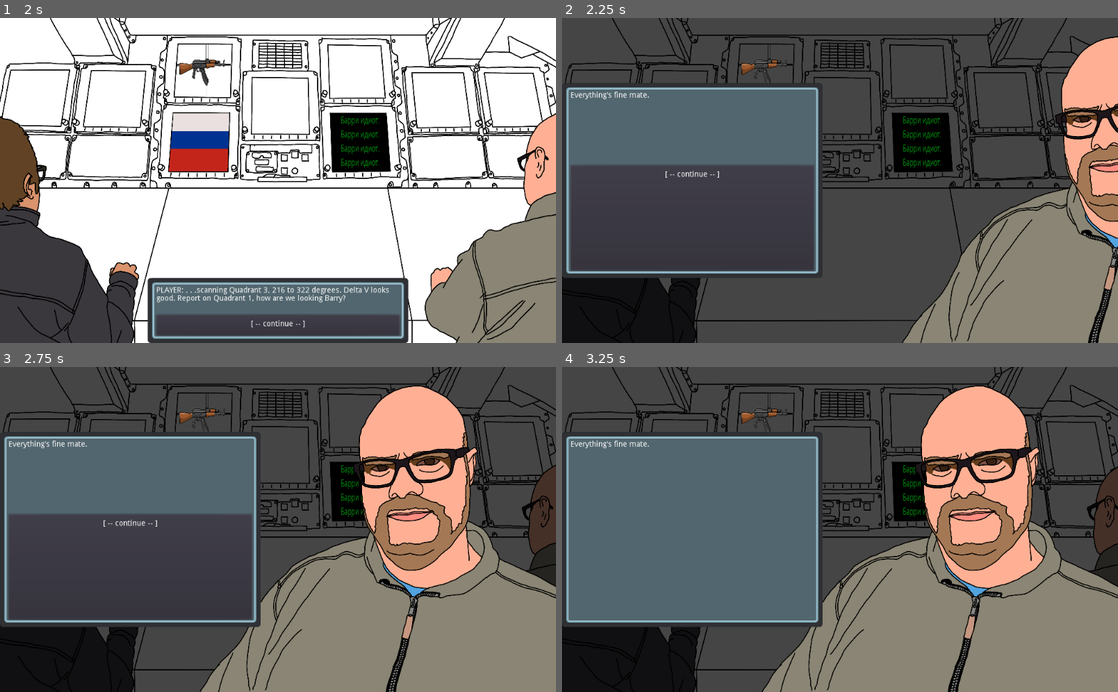
Above: before the commit, frames 1-4 (two rows, left to right).
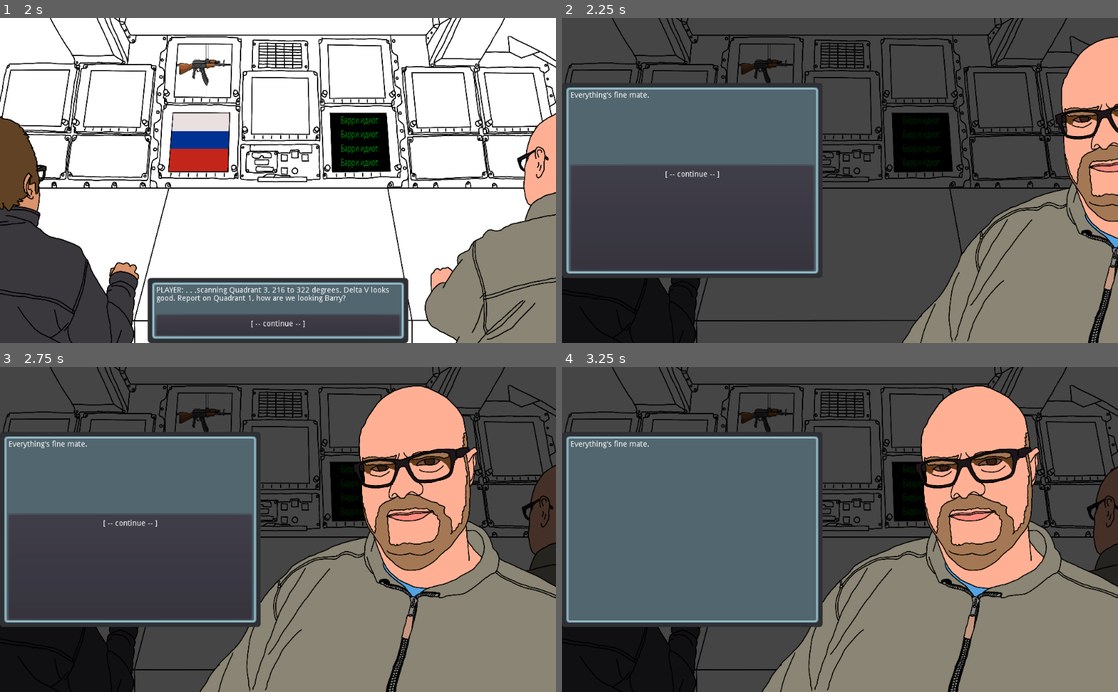
Above: after the commit, the same moments.

Repository: s3775599/BITS-clone
Game: Godot game, scene res://Scenes/Main.tscn
Two runs of this game, one before a commit and one after it. Both use one fixed random seed, a clock stepped at 60 frames per second and the inputs below.
Inputs (mouse positions are in pixels of both pictures, inside the frame that each line leads up to):
- Up to frame 1 (2 s): tap Enter at 0.5 s; move the mouse to (278, 180) at 0.52 s; hold Right (ui_right) 0.53-1.28 s; click (278, 180) at 0.67 s; move the mouse to (283, 180) at 1.27 s; hold Down (ui_down) from 1.28 s (still down); click (283, 180) at 1.42 s
- Up to frame 2 (2.25 s): release Down (ui_down) at 2 s; click "[ -- continue -- ]" at 2 s
- Up to frame 3 (2.75 s): no input
- Up to frame 4 (3.25 s): click "[ -- continue -- ]" at 2.75 s

Frame 1 is identical in both runs. In frame 2, 0.5% of the frame differs, in the area x 32-69%, y 12-47%; in frame 3, 0.3%; in frame 4, 0.3%.
Error in both runs: Invalid get index '0' (on base: 'Nil'). (res://DialoguePopup.gd:13)

Commit message:
main.gd updates

Diff:
--- a/NightwatchDialogueSystem/Scenes/Main.gd
+++ b/NightwatchDialogueSystem/Scenes/Main.gd
@@ -9,9 +9,7 @@
 
 func _process(delta):
 	if john_close or barry_close:
-		$BackgroundArea/BackgroundSprite.set_modulate(Color('464646'))
-		$BackgroundArea/BarryConsole/BarryConsoleSprite.set_modulate(Color('464646'))
-		$BackgroundArea/JohnConsole/JohnConsoleSprite.set_modulate(Color('464646'))
+		darken_background()
 
 
 func _input(event):
@@ -54,10 +52,9 @@
 		if barry_close:
 			$BackgroundArea/BarryClose/AnimationPlayer.play('BarryCloseSlideOut')
 			barry_close = false
-		$BackgroundArea/JohnClose/AnimationPlayer.play('JohnCloseSlideIn')
-		john_close = true
-		can_click = false
-		show_john_dialogue()
+		show_john()
+		$CanvasLayer/JohnPopup.set_text(john_dialogue.john_dialogues("1"))
+
 
 
 func _on_BarryConsole_input_event(viewport, event, shape_idx):
@@ -65,25 +62,8 @@
 		if john_close:
 			$BackgroundArea/JohnClose/AnimationPlayer.play('BarryCloseSlideOut')
 			barry_close = false
-		$BackgroundArea/BarryClose/AnimationPlayer.play('BarryCloseSlideIn')
-		barry_close = true
-		can_click = false
-		show_barry_dialogue()
-
-
-func show_john_dialogue():
-	$CanvasLayer/JohnPopup.show()
-	$CanvasLayer/JohnPopup.set_text(john_dialogue.john_dialogues("1"))
-
-
-func show_barry_dialogue():
-	$CanvasLayer/BarryPopup.show()
-	$CanvasLayer/BarryPopup.set_text(barry_dialogue.barry_dialogues("1"))
-
-
-func intro():
-	$CanvasLayer/PlayerPopup.show()
-	$CanvasLayer/PlayerPopup.set_text(intro_dialogue.intro_dialogues("1"))
+		show_barry()
+		$CanvasLayer/BarryPopup.set_text(barry_dialogue.barry_dialogues("1"))
 
 
 func _on_BarryPopup_button_id(button_id):
@@ -91,9 +71,8 @@
 	if button_id == "end":
 		barry_close = false
 		$CanvasLayer/BarryPopup.hide()
-		$BackgroundArea/BackgroundSprite.set_modulate(Color(1,1,1))
-		$BackgroundArea/BarryConsole/BarryConsoleSprite.set_modulate(Color(1,1,1))
-		$BackgroundArea/JohnConsole/JohnConsoleSprite.set_modulate(Color(1,1,1))
+		normalise_background()
+		can_click = true
 		$BackgroundArea/BarryClose/AnimationPlayer.play('BarryCloseSlideOut')
 	else:
 		var next_dialogue = barry_dialogue.barry_dialogues(button_id)
@@ -106,9 +85,8 @@
 	if button_id == "end":
 		john_close = false
 		$CanvasLayer/JohnPopup.hide()
-		$BackgroundArea/BackgroundSprite.set_modulate(Color(1,1,1))
-		$BackgroundArea/BarryConsole/BarryConsoleSprite.set_modulate(Color(1,1,1))
-		$BackgroundArea/JohnConsole/JohnConsoleSprite.set_modulate(Color(1,1,1))
+		normalise_background()
+		can_click = true
 		$BackgroundArea/JohnClose/AnimationPlayer.play('JohnCloseSlideOut')
 	else:
 		var next_dialogue = john_dialogue.john_dialogues(button_id)
@@ -120,16 +98,48 @@
 	print("button_id = ", button_id)
 	if button_id == "end":
 		$CanvasLayer/PlayerPopup.hide()
-		$BackgroundArea/BackgroundSprite.set_modulate(Color(1,1,1))
-		$BackgroundArea/BarryConsole/BarryConsoleSprite.set_modulate(Color(1,1,1))
-		$BackgroundArea/JohnConsole/JohnConsoleSprite.set_modulate(Color(1,1,1))
+		normalise_background()
 	else:
 		intro_dialogue.intro_dialogues(button_id)
 		match button_id:
 			"2":
 				$CanvasLayer/PlayerPopup.hide()
-				$BackgroundArea/BarryClose/AnimationPlayer.play('BarryCloseSlideIn')
-				barry_close = true
-				can_click = false
-				$CanvasLayer/BarryPopup.show()
+				show_barry()
 				$CanvasLayer/BarryPopup.set_text(intro_dialogue.intro_dialogues(button_id))
+
+
+func darken_background():
+	$BackgroundArea/BackgroundSprite.set_modulate(Color('464646'))
+	$BackgroundArea/BarryConsole/BarryConsoleSprite.set_modulate(Color('464646'))
+	$BackgroundArea/JohnConsole/JohnConsoleSprite.set_modulate(Color('464646'))
+	$BackgroundArea/Images/AK47.set_modulate(Color('464646'))
+	$BackgroundArea/Images/RussianFlag.set_modulate(Color('464646'))
+	$BackgroundArea/Images/RussianText.set_modulate(Color('464646'))
+
+
+func normalise_background():
+	$BackgroundArea/BackgroundSprite.set_modulate(Color(1,1,1))
+	$BackgroundArea/BarryConsole/BarryConsoleSprite.set_modulate(Color(1,1,1))
+	$BackgroundArea/JohnConsole/JohnConsoleSprite.set_modulate(Color(1,1,1))
+	$BackgroundArea/Images/AK47.set_modulate(Color(1,1,1))
+	$BackgroundArea/Images/RussianFlag.set_modulate(Color(1,1,1))
+	$BackgroundArea/Images/RussianText.set_modulate(Color(1,1,1))
+
+
+func show_barry():
+	$BackgroundArea/BarryClose/AnimationPlayer.play('BarryCloseSlideIn')
+	barry_close = true
+	can_click = false
+	$CanvasLayer/BarryPopup.show()
+
+
+func show_john():
+	$BackgroundArea/JohnClose/AnimationPlayer.play('JohnCloseSlideIn')
+	john_close = true
+	can_click = false
+	$CanvasLayer/JohnPopup.show()
+
+
+func intro():
+	$CanvasLayer/PlayerPopup.show()
+	$CanvasLayer/PlayerPopup.set_text(intro_dialogue.intro_dialogues("1"))
